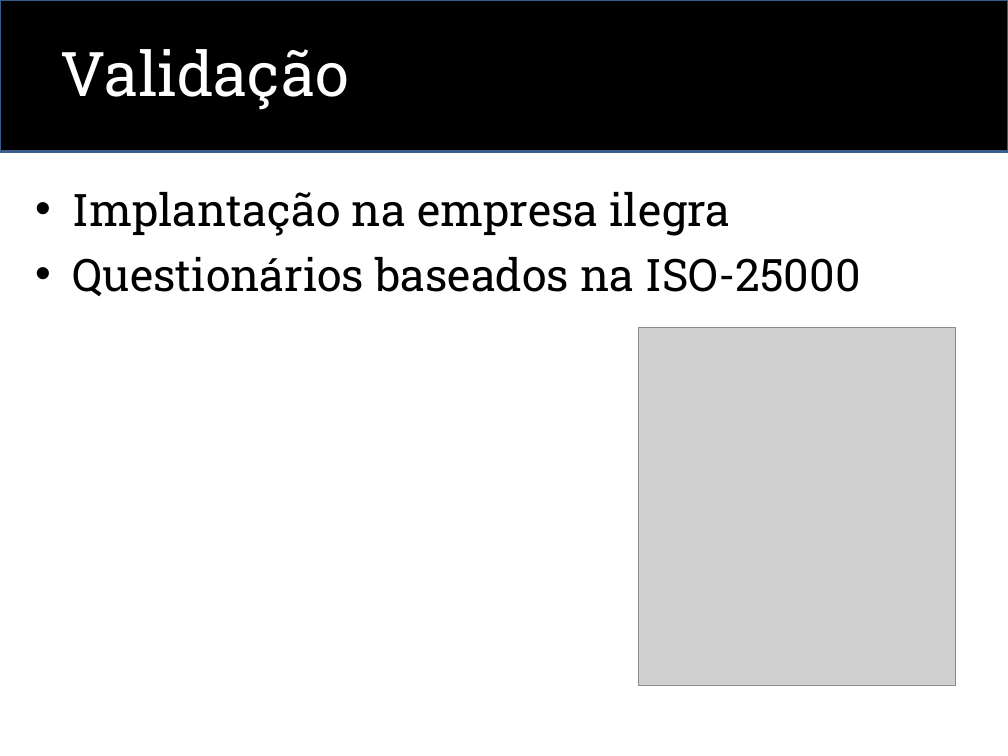
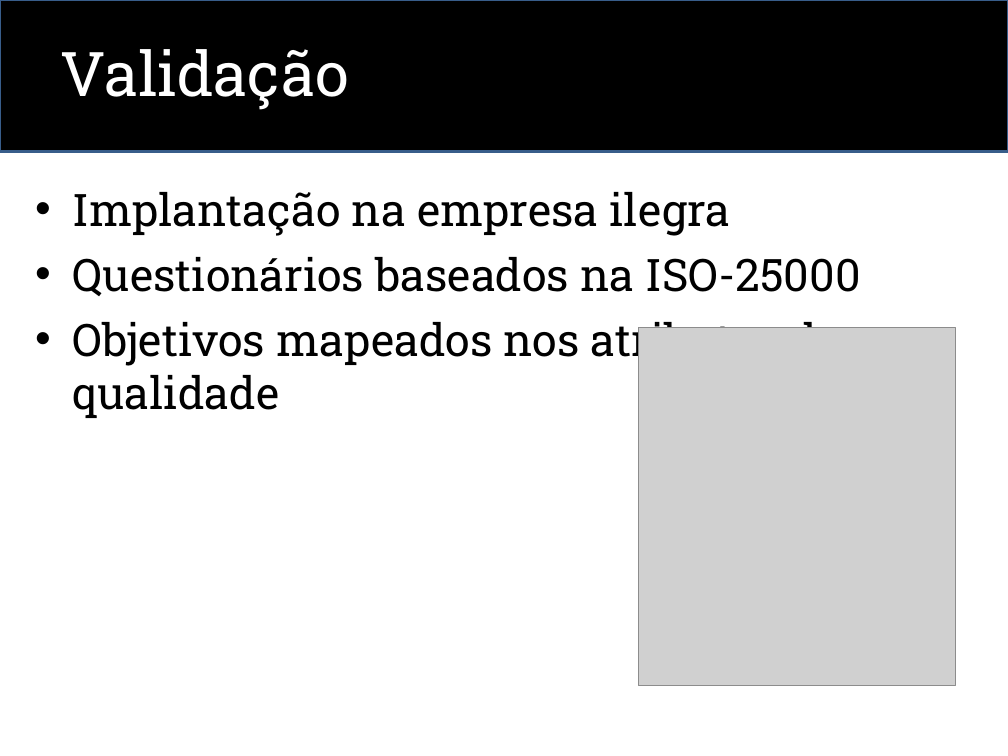
Before and after one commit to marcelocure/agile-estimates, a slide deck: slide 9 of aep_marcelo_baldissera_cure.ppt. Drawn at 1008x756 pixels with LibreOffice and Linux fonts; fonts in the diff are those of the drawing; grey boxes stand for pictures. Boxes give left, top, right and bottom in pixels: in the first picture for what was removed or moved away, otherwise in the second. Text is boxed around its words. In the diff, an @@ line names an element or a change of style, - is before the commit and + after.

```diff
--- a/aep_marcelo_baldissera_cure.ppt
+++ b/aep_marcelo_baldissera_cure.ppt
@@ text at (73,314,840,418): paragraph added @@
+• Objetivos mapeados nos atributos de qualidade
```
Also in this commit, not shown: 5 other slides changed, 17 other files.
